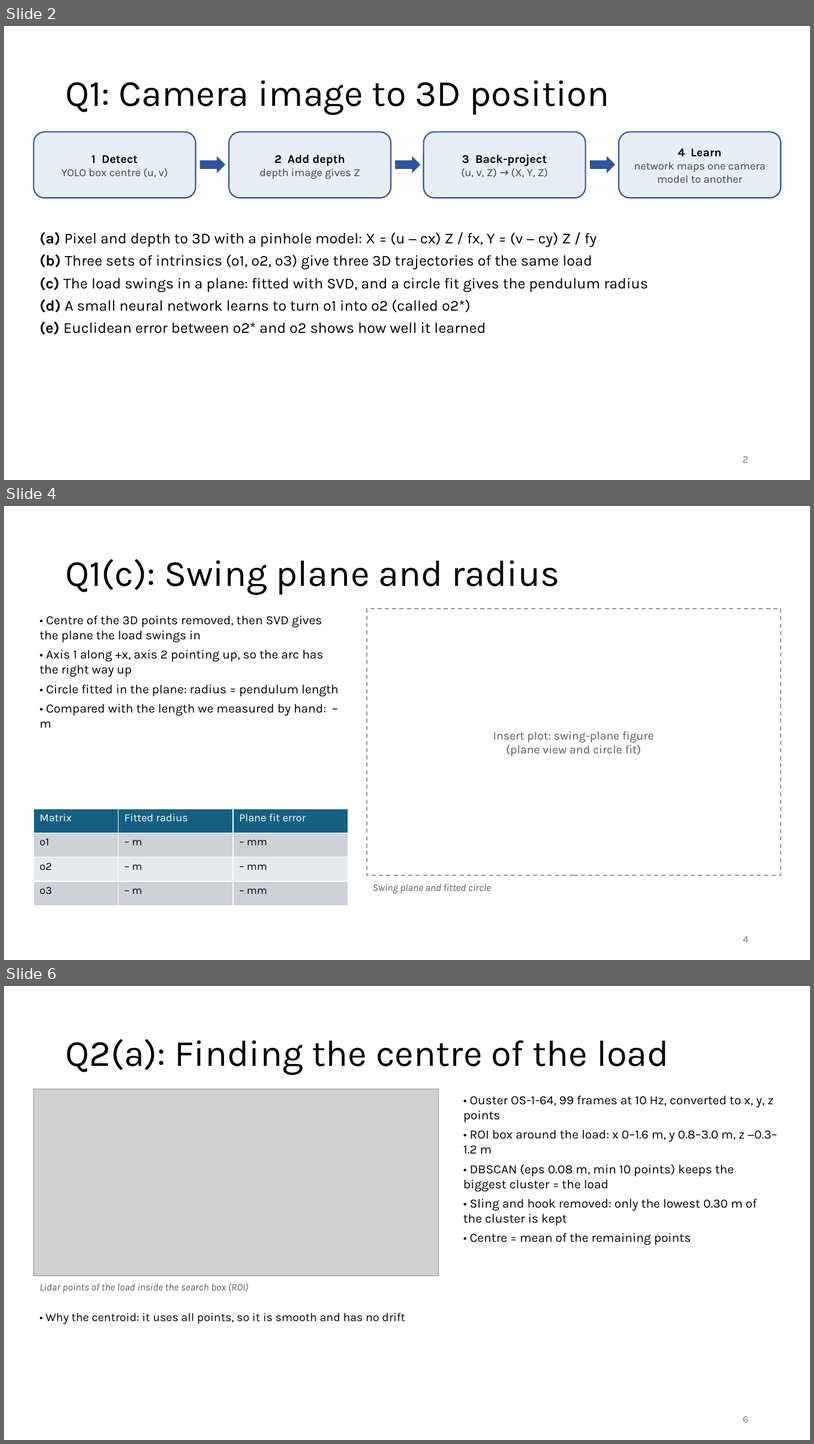
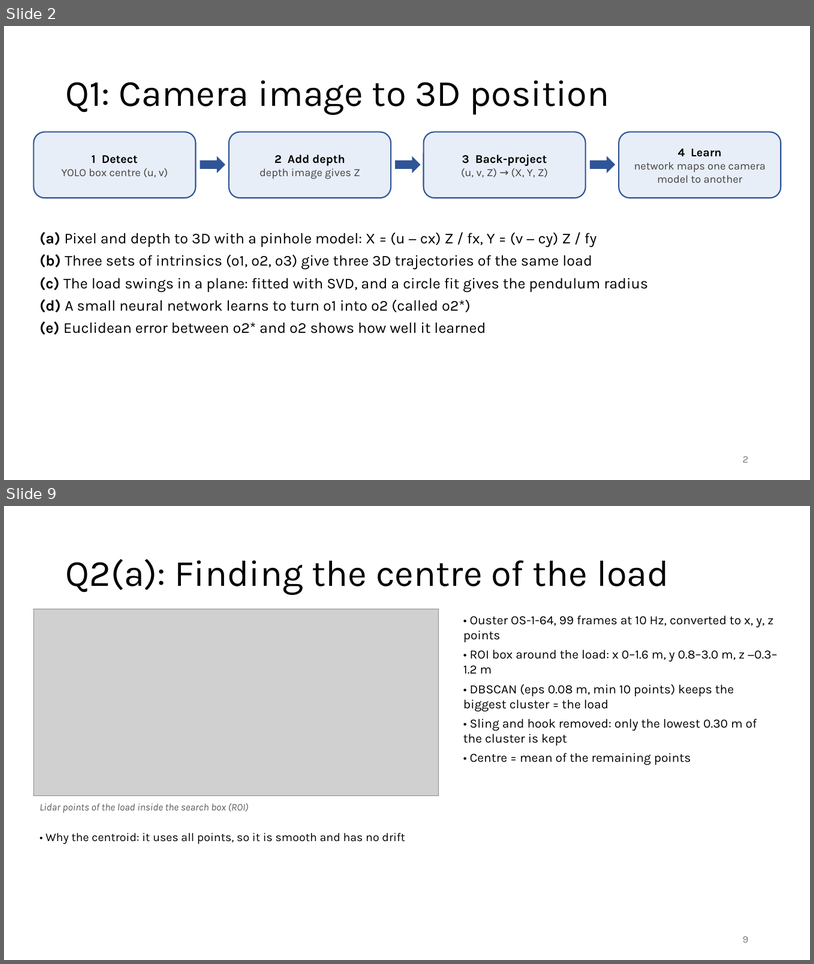
Before and after one commit to AreGundersen/MAS512, a slide deck: Assignment 2/MAS512_assignment2_gr5.pptx. Shown one above the other, each under a label of ours: slides 2, 4 and 6 before the commit, slides 2 and 9 after it; the slides between them are not shown. The pictures are 814x1444 and 814x964 pixels, drawn with LibreOffice and Linux fonts; fonts in the diff are those of the drawing; grey boxes stand for pictures. Boxes give left, top, right and bottom in pixels: in the first picture for what was removed or moved away, otherwise in the second. Text is boxed around its words. In the diff, an @@ line names an element or a change of style, - is before the commit and + after.

```diff
--- a/Assignment 2/MAS512_assignment2_gr5.pptx
+++ b/Assignment 2/MAS512_assignment2_gr5.pptx
@@ slide 4 removed at <box>4,506,810,960</box>, background #FFFFFF @@
@@ title removed at <box>65,559,560,595</box> @@
-Q1(c): Swing plane and radius
@@ rectangle removed at <box>367,609,782,875</box> @@
-Insert plot: swing-plane figure
-(plane view and circle fit)
@@ text removed at <box>39,615,339,727</box> @@
-• Centre of the 3D points removed, then SVD gives the plane the load swings in
-• Axis 1 along +x, axis 2 pointing up, so the arc has the right way up
-• Circle fitted in the plane: radius = pendulum length
-• Compared with the length we measured by hand: – m
@@ table removed at <box>33,808,348,905</box>, 4 rows, 3 columns @@
-Matrix | Fitted radius | Plane fit error
-o1 | – m | – mm
-o2 | – m | – mm
-o3 | – m | – mm
@@ text removed at <box>373,883,491,893</box> @@
-Swing plane and fitted circle
@@ page number removed at <box>743,936,749,942</box> @@
-4
@@ what was slide 6 is now slide 9 @@
```
Also in this commit, not shown: 2 slides changed, 4 slides added, 11 other files.
